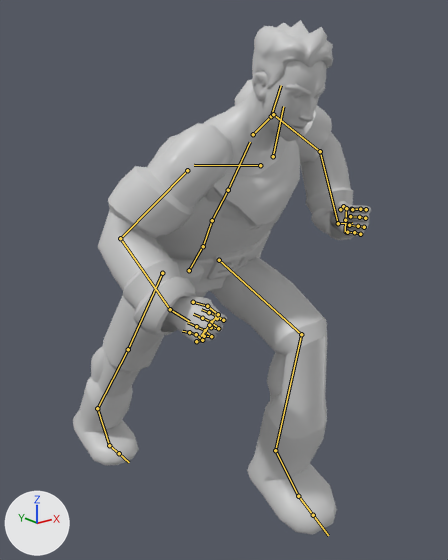
The glTF model assets/models/character/guardian_archer.glb: old version first, new version second.
Rendered twice from a camera (50 mm lens) standing at (-1.152, -1.562, 1.525) and looking at (0.118, 0.025, 0.89). The axes (+X, +Y, +Z) are drawn at lower left. The lights are the same throughout. The older version comes first. Both versions are drawn at frame 13 of the action 'BowRun'; the numbers are the values there. The bones that change, and the others that lie on the model, are drawn over the model as lines.

Objects in the first picture: 'StoneArcher'.
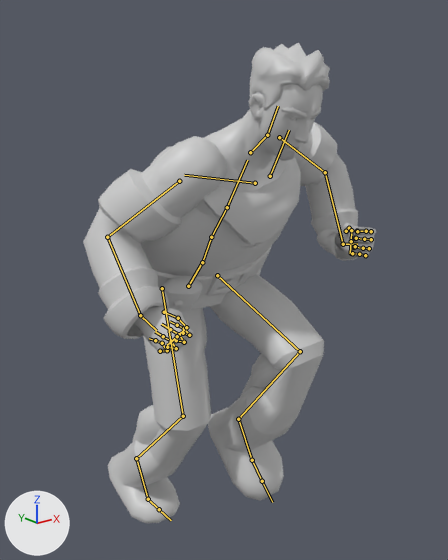
Boxes [x1, y1, x2, y2] around the edits, measured in the pictures (448 x 560 px):
'StoneArcher', posed (6% shorter): before [73, 20, 371, 534]; after [83, 42, 376, 523]
bone 'pelvis', root to tip: before (189, 270) to (201, 248); after (188, 286) to (201, 264)
bone 'spine_02', root to tip: before (212, 220) to (228, 190); after (211, 237) to (227, 207)
bone 'spine_03', root to tip: before (228, 190) to (250, 142); after (227, 207) to (247, 160)
bone 'neck_01', root to tip: before (253, 134) to (271, 116); after (250, 152) to (267, 135)
bone 'Head', root to tip: before (271, 116) to (281, 85); after (267, 135) to (278, 106)
bone 'upperarm_l', root to tip: before (273, 114) to (320, 151); after (279, 137) to (325, 172)
bone 'lowerarm_l', root to tip: before (320, 151) to (338, 223); after (325, 172) to (343, 244)
bone 'upperarm_r', root to tip: before (187, 170) to (120, 238); after (179, 181) to (107, 237)
bone 'lowerarm_r', root to tip: before (120, 238) to (170, 309); after (107, 237) to (140, 315)
bone 'calf_l', root to tip: before (301, 334) to (275, 450); after (300, 351) to (238, 419)
bone 'foot_l', root to tip: before (275, 450) to (298, 496); after (238, 419) to (252, 460)
bone 'thigh_r', root to tip: before (162, 273) to (128, 349); after (162, 288) to (183, 416)
bone 'calf_r', root to tip: before (128, 349) to (97, 408); after (183, 416) to (136, 458)
bone 'ball_r', root to tip: before (109, 445) to (119, 453); after (148, 499) to (159, 509)

What the commit changed:
Bone 'pelvis' (bone_pelvis) moves from (0.004, -0.022, -0.02) to (0.0, -0.074, -0.006).
Bone 'pelvis' (bone_pelvis) turns from (23, 0, 1) to (23, 0, 0) degrees about its own x, y and z.
Bone 'spine_02' (bone_spine_02) turns from (14, 5, 1) to (13, 3, 3) degrees about its own x, y and z.
Bone 'spine_03' (bone_spine_03) turns from (15, 14, 8) to (14, 9, 6) degrees about its own x, y and z.
Bone 'neck_01' (bone_neck_01) turns from (-14, -11, 2) to (-13, -7, 0) degrees about its own x, y and z.
Bone 'Head' (bone_head) turns from (-14, -11, -1) to (-11, -7, -2) degrees about its own x, y and z.
Bone 'upperarm_l' (bone_upperarm_l) turns from (45, -7, -37) to (37, -6, -33) degrees about its own x, y and z.
Bone 'lowerarm_l' (bone_lowerarm_l) turns from (65, 39, -2) to (66, 33, -1) degrees about its own x, y and z.
Bone 'upperarm_r' (bone_upperarm_r) turns from (4, -3, 51) to (0, -1, 51) degrees about its own x, y and z.
Bone 'lowerarm_r' (bone_lowerarm_r) turns from (86, 20, 5) to (83, 13, 5) degrees about its own x, y and z.
Bone 'calf_l' (bone_calf_l) turns from (76, -1, 0) to (102, 0, 0) degrees about its own x, y and z.
Bone 'foot_l' (bone_foot_l) turns from (12, 13, 3) to (12, 15, -4) degrees about its own x, y and z.
Bone 'thigh_r' (bone_thigh_r) turns from (12, 0, 1) to (-37, 0, 0) degrees about its own x, y and z.
Bone 'calf_r' (bone_calf_r) turns from (-4, 0, 0) to (52, 0, 0) degrees about its own x, y and z.
Bone 'ball_r' (bone_ball_r) turns from (29, 0, 0) to (36, 0, 0) degrees about its own x, y and z.
